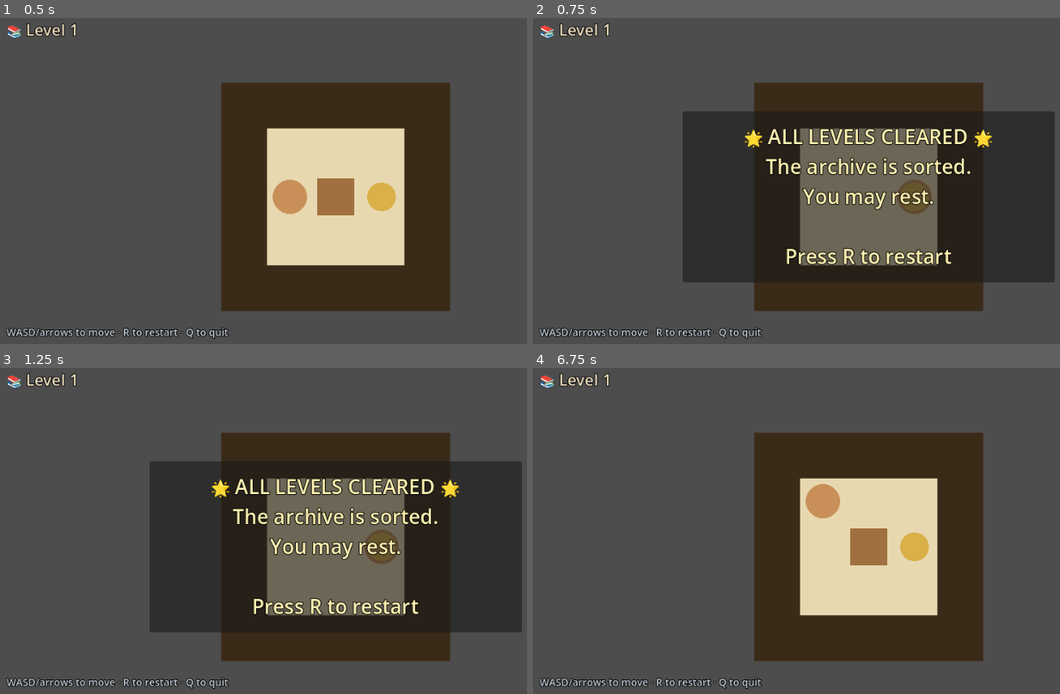
Above: before the commit, frames 1-4 (two rows, left to right).
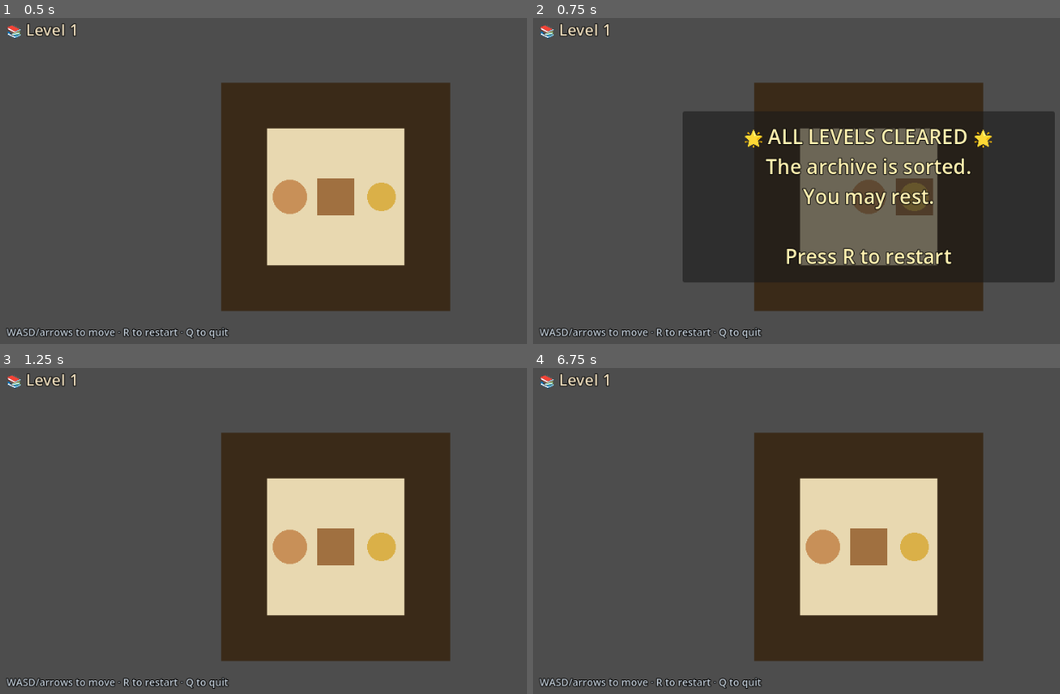
Above: after the commit, the same moments.

Repository: kamwoh/yume
Game: Godot game, scene res://scenes/sokoban_2d.tscn
Same seed, same stepped clock (60 frames per second), same inputs: the game is played once before the commit and once after it. This scene is started directly instead of the project's main scene.
Inputs (mouse positions are in pixels of both pictures, inside the frame that each line leads up to):
- Up to frame 1 (0.5 s): no input
- Up to frame 2 (0.75 s): tap Enter (ui_accept) at 0.5 s; move the mouse to (1017, 177) at 0.52 s; hold D (move_east) from 0.53 s (still down); tap R at 0.6 s; click (1017, 177) at 0.67 s
- Up to frame 3 (1.25 s): keep holding D (move_east); tap Enter (ui_accept) at 0.77 s
- Up to frame 4 (6.75 s): release D (move_east) at 1.25 s; tap R at 1.25, 2.1, 2.75, 3.6, 5.1, 6.6 s; drag from (733, 566) to (833, 622) at 1.27 s; tap Enter (ui_accept) at 2, 3.5, 3.77, 4.25 s; move the mouse to (938, 462) at 2.02 s; hold D (move_east) 2.03-2.75 s; drag from (833, 622) to (664, 488) at 2.77 s; move the mouse to (outside the picture) at 3.52 s; hold A (move_west) 3.53-4.25 s; drag from (664, 488) to (764, 449) at 4.27 s; move the mouse to (901, 547) at 5.02 s; hold S (move_south) 5.03-5.75 s; click (901, 547) at 5.17 s; drag from (764, 449) to (733, 566) at 5.77 s; move the mouse to (1017, 527) at 6.52 s; hold W (move_north) from 6.53 s (still down)

Frame 1 is identical in both runs. In frame 2, 0.6% of the frame differs, in the area x 60-76%, y 49-61%; in frame 3, 26%, in the area x 28-100%, y 28-82%; in frame 4, 1.1%.

Commit message:
Sokoban: fix W-fires-twice — turn-based movement needs press-edge polling
Engine default input_actions_hold = [move_north/south/east/west] is
correct for shooters/sims (continuous motion at 60 frames/sec) but
wrong for sokoban (one discrete cell per keypress). Holding W for
100ms at 60fps = 6 input queues = 6 moves.

Fix: override sokoban_2d.tscn's exports so movement actions fire on
press-edge (Input.is_action_just_pressed, one frame only) instead of
HOLD (Input.is_action_pressed, every frame while down).

Also cleared stop_action_on_idle — sokoban has no velocity to reset.

Scenario tests still pass (10/10) — they bypass the polling layer
and inject one input per scripted tick, so the bug never surfaced
there. Caught only by live playtest.

Engine defaults stay genre-neutral; per-game .tscn overrides are
the right escape hatch.

Co-Authored-By: Claude Opus 4.7 (1M context) <noreply@anthropic.com>

Diff:
--- a/archetypes/core/templates/godot/scenes/sokoban_2d.tscn
+++ b/archetypes/core/templates/godot/scenes/sokoban_2d.tscn
@@ -13,6 +13,12 @@
 auto_start = true
 verbose = true
 renderer_script = "res://scripts/renderer_2d/entity_sprite_2d.gd"
+; Sokoban is turn-based: one cell per keypress. Override engine defaults
+; (which put move_* in the HOLD list for shooter-style continuous motion)
+; so movement fires once on press-edge instead of every frame held.
+input_actions_hold = PackedStringArray()
+input_actions_press = PackedStringArray("move_north", "move_south", "move_east", "move_west", "restart")
+stop_action_on_idle = ""
 
 [node name="GameShell" type="Node" parent="."]
 script = ExtResource("2")
